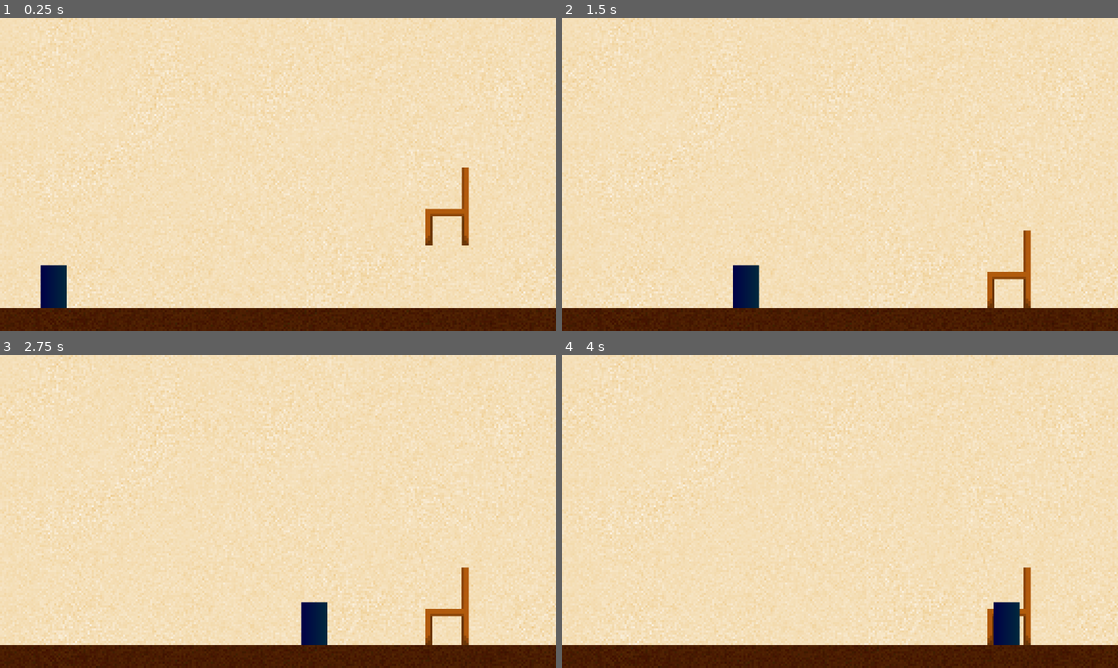
Above: before the commit, frames 1-4 (two rows, left to right).
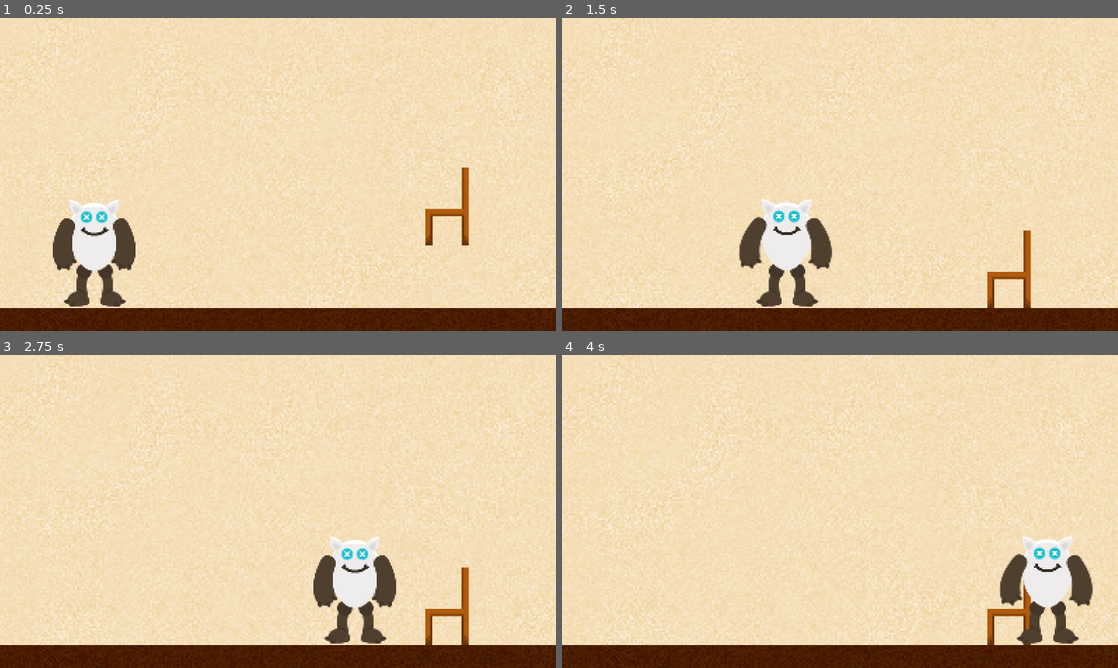
Above: after the commit, the same moments.

Repository: Remnel831/NeoMonsters
Game: Godot game, scene res://Scenes/Main/main.tscn
Two runs of this game, one before a commit and one after it. Both use one fixed random seed, a clock stepped at 60 frames per second and the inputs below.
Inputs (mouse positions are in pixels of both pictures, inside the frame that each line leads up to):
- Up to frame 1 (0.25 s): no input
- Up to frame 2 (1.5 s): move the mouse to (962, 158) at 0.52 s; click (962, 158) at 0.67 s; drag from (728, 190) to (812, 237) at 1.27 s
- Up to frame 3 (2.75 s): move the mouse to (333, 442) at 2.02 s; click (333, 442) at 2.17 s
- Up to frame 4 (4 s): drag from (812, 574) to (673, 464) at 2.77 s; move the mouse to (1006, 558) at 3.52 s; click (1006, 558) at 3.67 s

The runs differ from the first frame. In frame 1, 3.9% of the frame differs, in the area x 7-25%, y 58-93%; in frame 2, 4.0%; in frame 3, 3.9%; in frame 4, 4.1%, in the area x 77-96%, y 58-93%.

Commit message:
Added idle animation to Monster Test

Diff:
--- a/neomonsters/Scenes/Main/main.tscn
+++ b/neomonsters/Scenes/Main/main.tscn
@@ -55,9 +55,6 @@
 [node name="ChairBackground" parent="." instance=ExtResource("2_nqyh8")]
 position = Vector2(1284, 519)
 
-[node name="BlueMonster" parent="." instance=ExtResource("4_ulhr7")]
-position = Vector2(40, 771)
-
 [node name="Ground" type="TextureRect" parent="."]
 material = SubResource("ShaderMaterial_7ang7")
 offset_top = 834.0
@@ -74,3 +71,6 @@
 [node name="CollisionShape2D" type="CollisionPolygon2D" parent="Ground/GroundArea"]
 position = Vector2(800.5, 33)
 polygon = PackedVector2Array(-816.5, -33, 840.5, -33, 1123.5, -1362, -1033.5, -1295, -836.5, -35, -1307.5, -22, -1651.5, -1789, 1743.5, -1932, 1297.5, 427, -1322.5, 284, -1296.5, -67)
+
+[node name="BlueMonster" parent="." instance=ExtResource("4_ulhr7")]
+position = Vector2(160, 673)
--- a/neomonsters/Scenes/NeoMonsters/blue_monster_test.tscn
+++ b/neomonsters/Scenes/NeoMonsters/blue_monster_test.tscn
@@ -1,16 +1,53 @@
-[gd_scene load_steps=5 format=3 uid="uid://8oa4jex8jxbc"]
+[gd_scene load_steps=13 format=3 uid="uid://8oa4jex8jxbc"]
 
 [ext_resource type="Script" path="res://Scripts/NeoMonsters/monster_ai.gd" id="1_yguvp"]
+[ext_resource type="Texture2D" uid="uid://b4d11jgy55uiu" path="res://Assets/Monster1_Pixel_Art/Monster1_Idle_1.png" id="2_dsu81"]
+[ext_resource type="Texture2D" uid="uid://bm3g6kihq7ja0" path="res://Assets/Monster1_Pixel_Art/Monster1_Idle_2.png" id="3_kyw6i"]
+[ext_resource type="Texture2D" uid="uid://d0qq6kfvgef5c" path="res://Assets/Monster1_Pixel_Art/Monster1_Idle_3.png" id="4_1h856"]
+[ext_resource type="Texture2D" uid="uid://boa7gf8vgkd86" path="res://Assets/Monster1_Pixel_Art/Monster1_Idle_4.png" id="5_0o6n6"]
+[ext_resource type="Texture2D" uid="uid://b8bhrnachw4qd" path="res://Assets/Monster1_Pixel_Art/Monster1_Idle_5.png" id="6_b0dk6"]
+[ext_resource type="Texture2D" uid="uid://d2e0f41ur4xgs" path="res://Assets/Monster1_Pixel_Art/Monster1_Idle_6.png" id="7_cu4cw"]
+[ext_resource type="Texture2D" uid="uid://bpd0lqyf2hoe0" path="res://Assets/Monster1_Pixel_Art/Monster1_Idle_7.png" id="8_gmog6"]
+[ext_resource type="Texture2D" uid="uid://b3ktif45yhoe0" path="res://Assets/Monster1_Pixel_Art/Monster1_Idle_8.png" id="9_fuphy"]
+[ext_resource type="Texture2D" uid="uid://grx8np4b3b8f" path="res://Assets/Monster1_Pixel_Art/Monster1_Idle_9.png" id="10_h2oau"]
 
 [sub_resource type="RectangleShape2D" id="RectangleShape2D_ikv8f"]
-size = Vector2(73, 123)
+size = Vector2(264, 314)
 
-[sub_resource type="Gradient" id="Gradient_o26xm"]
-offsets = PackedFloat32Array(0, 0.974026)
-colors = PackedColorArray(3.60981e-08, 0, 0.279022, 1, 0, 0.157728, 0.240175, 1)
-
-[sub_resource type="GradientTexture2D" id="GradientTexture2D_vbke6"]
-gradient = SubResource("Gradient_o26xm")
+[sub_resource type="SpriteFrames" id="SpriteFrames_ye6ew"]
+animations = [{
+"frames": [{
+"duration": 6.0,
+"texture": ExtResource("2_dsu81")
+}, {
+"duration": 1.0,
+"texture": ExtResource("3_kyw6i")
+}, {
+"duration": 1.0,
+"texture": ExtResource("4_1h856")
+}, {
+"duration": 1.0,
+"texture": ExtResource("5_0o6n6")
+}, {
+"duration": 1.0,
+"texture": ExtResource("6_b0dk6")
+}, {
+"duration": 1.0,
+"texture": ExtResource("7_cu4cw")
+}, {
+"duration": 1.0,
+"texture": ExtResource("8_gmog6")
+}, {
+"duration": 1.0,
+"texture": ExtResource("9_fuphy")
+}, {
+"duration": 1.0,
+"texture": ExtResource("10_h2oau")
+}],
+"loop": true,
+"name": &"IdleAnimation",
+"speed": 5.0
+}]
 
 [node name="BlueMonster" type="Node2D"]
 
@@ -19,10 +56,10 @@
 script = ExtResource("1_yguvp")
 
 [node name="CollisionShape2D" type="CollisionShape2D" parent="CharacterBody2D"]
-position = Vector2(-0.5, 1.5)
+position = Vector2(-6, -2)
 shape = SubResource("RectangleShape2D_ikv8f")
 
-[node name="Sprite2D" type="Sprite2D" parent="CharacterBody2D"]
-position = Vector2(-0.499997, 1.5)
-scale = Vector2(1.17188, 1.92188)
-texture = SubResource("GradientTexture2D_vbke6")
+[node name="AnimatedSprite2D" type="AnimatedSprite2D" parent="CharacterBody2D"]
+sprite_frames = SubResource("SpriteFrames_ye6ew")
+animation = &"IdleAnimation"
+frame_progress = 0.426475
--- a/neomonsters/Scripts/NeoMonsters/monster_ai.gd
+++ b/neomonsters/Scripts/NeoMonsters/monster_ai.gd
@@ -1,4 +1,5 @@
 extends CharacterBody2D
+@onready var _animated_sprite = $AnimatedSprite2D
 
 const GRAVITY = 980
 const SPEED = 300
@@ -33,6 +34,8 @@
 
 func _ready():
 	position.x = clamp(position.x, MIN_X, MAX_X)
+	#adding idle animation here
+	_animated_sprite.play("IdleAnimation")
 
 	# Timers for wandering and jumping in idle mode
 	idle_wait_timer = Timer.new()
